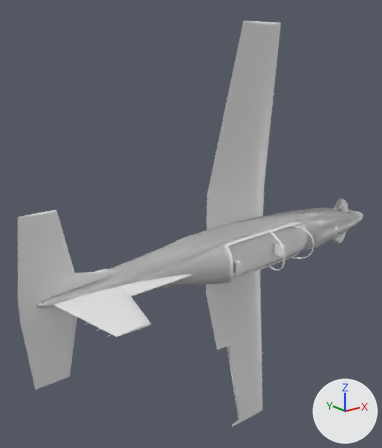
Renders of the glTF model public/models/ct156-exterior.glb from each side of a commit.
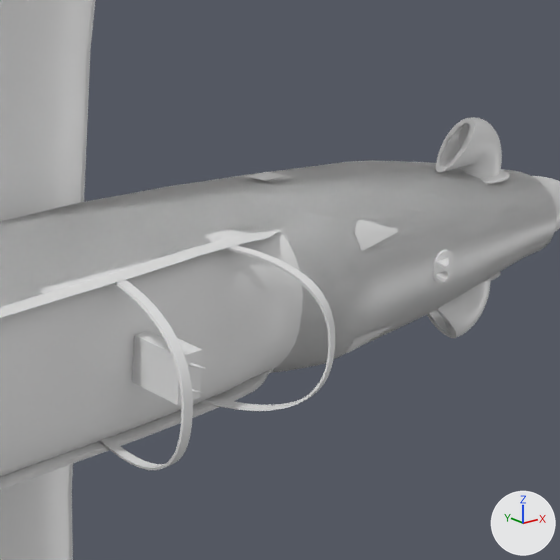
The first picture shows the older version from a 50 mm camera at (-1.201, -1.193, 0.614) aimed at (-0.171, 0.095, 0.099). The close-ups show the older and then the newer version on the part from 64% to 94% of the width and 39% to 65% of the height of that picture. Only the edits that show in the close-ups are written down. The lights are fixed; the arrows at lower right show +X, +Y and +Z. Where no turn or scale is listed for an object, it has been applied to the vertices. Vertices at exactly the same position are counted once.

Names of what the first close-up shows: 'airframe-mesh', 'airframe-mesh.001', 'bowFront-mesh', 'frames-mesh', 'fuselage-mesh', 'fuselageCut-mesh', 'seats-mesh', 'stubs-mesh', 'stubs-mesh.001', 'vent-mesh' and 2 more.
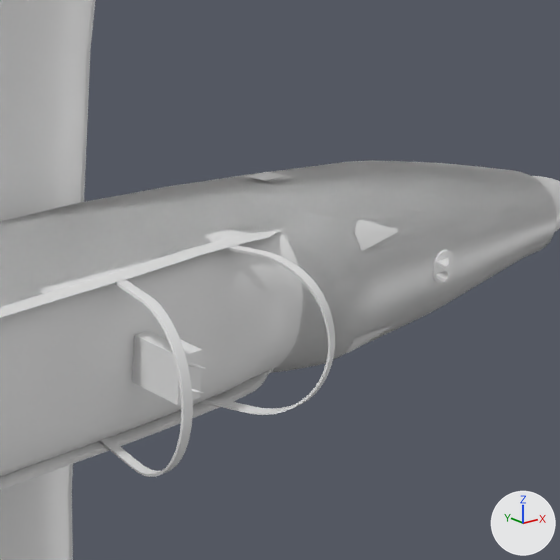
Boxes [x1, y1, x2, y2] around the edits, measured in the close-ups (560 x 560 px; the box of a moved part takes in the faces that stretch with it):
'stubs-mesh', deleted
    before: [427, 117, 502, 338]
'bowFront-mesh', reshaped
    before: [201, 245, 335, 411]
    after: [201, 245, 335, 415]
'stubs-mesh.001', deleted
    before: [429, 123, 509, 335]
part 1 of me_fuselage_006, moved or reshaped
    before: [99, 280, 193, 470]
    after: [99, 279, 193, 477]
'fuselageCut-mesh', unchanged, covered by the edit
    before: [174, 160, 557, 373]

The edits, one by one:
me_fuselage_006 has 588 vertices, 988 faces and spans x -0.178..0.25, y -0.144..-0.021, z -0.061..0.061.
me_fuselage_006 is used by ob_frames_mesh; location (0.0, 0.0, 0.0).
me_fuselage_006 part 1: 88 vertices moved from x 0.016..0.058, y -0.138..-0.052, z -0.061..0.061 to x 0.017..0.062, y -0.134..-0.041, z -0.061..0.061; 30 vertices removed from x 0.013..0.026, y -0.144..-0.132, z -0.032..0.031; 30 vertices added at x 0.013..0.029, y -0.144..-0.126, z -0.041..0.04.
me_fuselage_007 has 132 vertices, 256 faces and spans x 0.1675..0.2005, y -0.1196..-0.0264, z -0.0601..0.0601.
me_fuselage_007 is used by ob_bowfront_mesh; location (0.0, 0.0, 0.0).
me_fuselage_007 part 2: 120 vertices removed from x 0.1718..0.2004, y -0.1193..-0.0424, z -0.0597..0.0597; 120 vertices added at x 0.1695..0.2004, y -0.1191..-0.0342, z -0.06..0.06.
Object 'stubs-mesh' (ob_stubs_mesh) is deleted.
Object 'stubs-mesh.001' (ob_stubs_mesh_001) is deleted.
